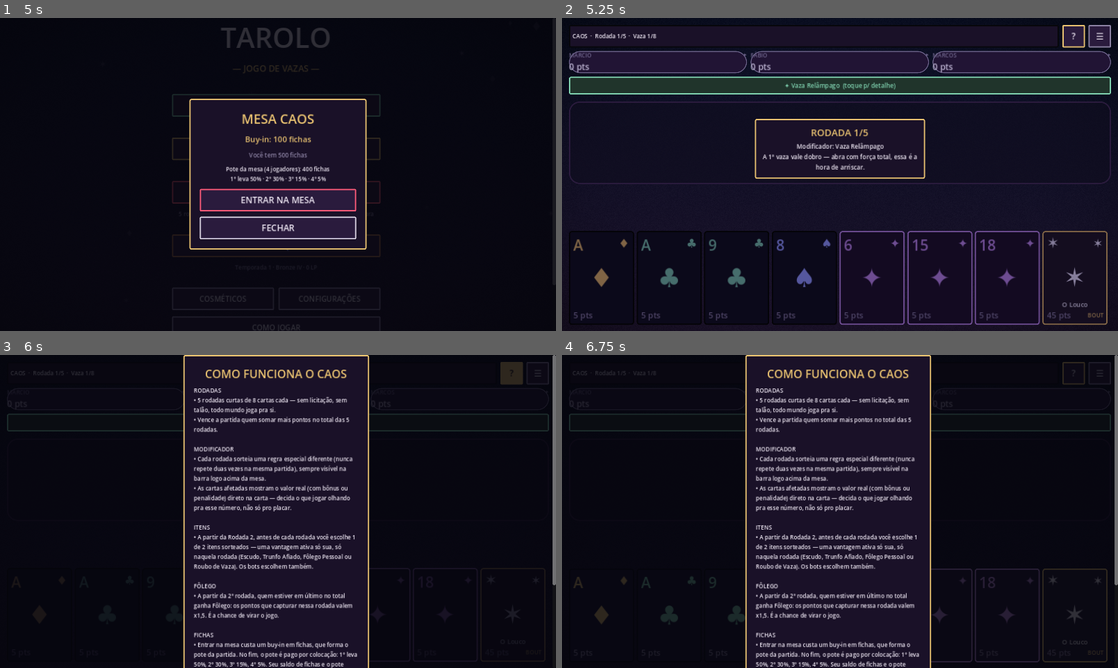
Above: before the commit, frames 1-4 (two rows, left to right).
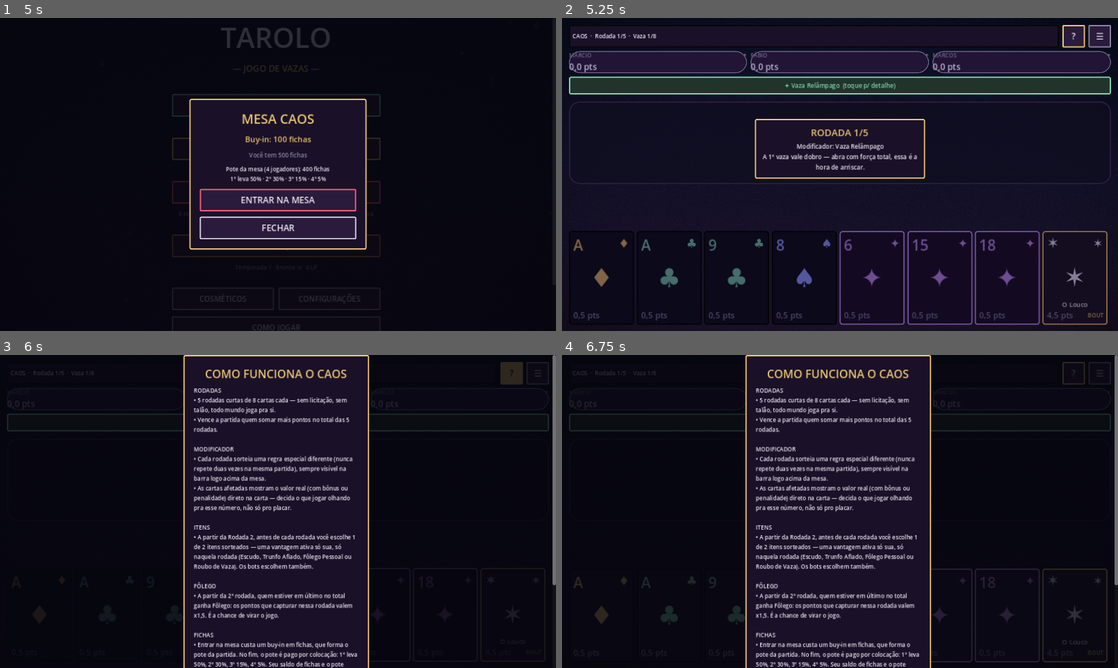
Above: after the commit, the same moments.

Repository: bluumcc/tarolo
Game: Godot game, scene res://scenes/MainMenu.tscn
Two runs of this game, one before a commit and one after it. Both use one fixed random seed, a clock stepped at 60 frames per second and the inputs below.
Inputs:
- Up to frame 1 (5 s): click "MODO CAOS" at 0.5 s; click "COSMÉTICOS" at 1.25 s; click "COMO JOGAR" at 2 s; click "COMO JOGAR" at 2.75 s; click "MODO VANILLA" at 3.5 s; click "MODO RANQUEADO" at 4.25 s
- Up to frame 2 (5.25 s): click "ENTRAR NA MESA" at 5 s
- Up to frame 3 (6 s): click "?" at 5.75 s
- Up to frame 4 (6.75 s): click "☰" at 6.5 s

Frame 1 is identical in both runs. In frame 2, 0.4% of the frame differs, in the area x 2-92%, y 14-97%; in frame 3, less than 0.1%; in frame 4, less than 0.1%.

Commit message:
Desfaz a exibição de pontos em décimos inteiros (volta ao formato 16,5)
Reverte a8e06e8: pontos de carta, metas e margem voltam a aparecer com vírgula.

Co-Authored-By: Claude Sonnet 5.5 <noreply@anthropic.com>
Claude-Session: https://claude.ai/code/session_011qPhSZ6VtyM6UvSSPJpf4k

Diff:
--- a/scripts/ui/card_view.gd
+++ b/scripts/ui/card_view.gd
@@ -89,7 +89,7 @@
 	center_label.text = data.suit_symbol()
 	center_label.add_theme_color_override("font_color", color)
 	name_label.text = data.display_name() if (data.is_louco() or (data.is_trunfo() and data.is_bout())) else ""
-	points_label.text = "%s pts" % UIKit.fmt_pts(data.points())
+	points_label.text = "%s pts" % UIKit.fmt_dec(data.points(), 1)
 	points_label.add_theme_color_override("font_color", UIKit.MUTED)
 	bout_label.text = "BOUT" if data.is_bout() else ""
 	bout_label.add_theme_color_override("font_color", UIKit.GOLD)
@@ -184,7 +184,7 @@
 	if data == null:
 		return ""
 	var lines: Array = [data.display_name()]
-	lines.append("%s pontos" % UIKit.fmt_pts(data.points()))
+	lines.append("%s pontos" % UIKit.fmt_dec(data.points(), 1))
 	if data.is_bout():
 		lines.append("Bout — uma das 3 cartas mais valiosas do jogo.")
 	elif data.is_trunfo():
--- a/scripts/ui/chaos_scene.gd
+++ b/scripts/ui/chaos_scene.gd
@@ -347,7 +347,7 @@
 	if is_equal_approx(eff, base):
 		return
 	var boosted := eff > base
-	cv.points_label.text = "%s %s pts" % ["▲" if boosted else "▼", UIKit.fmt_pts(eff)]
+	cv.points_label.text = "%s %s pts" % ["▲" if boosted else "▼", UIKit.fmt_dec(eff, 1)]
 	cv.points_label.add_theme_color_override("font_color", UIKit.OK if boosted else UIKit.DANGER)
 
 
@@ -360,9 +360,9 @@
 func _refresh_hud() -> void:
 	var turn_player := _current_turn_player()
 	for p in range(engine.num_players):
-		(hud_totals[p] as Label).text = "%s pts" % UIKit.fmt_pts(engine.totals[p])
+		(hud_totals[p] as Label).text = "%s pts" % UIKit.fmt_dec(engine.totals[p], 1)
 		var rp: float = engine.round_points[p] if p < engine.round_points.size() else 0.0
-		(hud_round_pts[p] as Label).text = "+%s na rodada" % UIKit.fmt_pts(rp)
+		(hud_round_pts[p] as Label).text = "+%s na rodada" % UIKit.fmt_dec(rp, 1)
 		var turn := p == turn_player
 		(hud_badges[p] as Control).modulate = Color(1, 1, 1, 1) if turn else Color(0.78, 0.76, 0.85, 1)
 		var lead_accent := UIKit.GOLD if p == engine.folego_player else UIKit.MUTED
@@ -649,12 +649,12 @@
 	var extra := ""
 	if float(result.get("mult", 1.0)) > 1.0:
 		extra = " (x%s!)" % UIKit.fmt_dec(float(result["mult"]), 1)
-	trick_label.text = "%s venceu a vaza · +%s pts%s" % [str(config["names"][winner]).to_upper(), UIKit.fmt_pts(points), extra]
+	trick_label.text = "%s venceu a vaza · +%s pts%s" % [str(config["names"][winner]).to_upper(), UIKit.fmt_dec(points, 1), extra]
 	Sfx.play("chip")
 	_float_points(winner, points, bool(result.get("folego_applied", false)))
 	if bool(result.get("roubo_applied", false)):
 		var target: int = result["roubo_target"]
-		_speech_bubble(winner, "🗡 roubou %s pts de %s!" % [UIKit.fmt_pts(float(result["roubo_amount"])), str(config["names"][target]).to_upper()])
+		_speech_bubble(winner, "🗡 roubou %s pts de %s!" % [UIKit.fmt_dec(float(result["roubo_amount"]), 1), str(config["names"][target]).to_upper()])
 	await _wait(0.7)
 	if not is_inside_tree():
 		return
@@ -674,7 +674,7 @@
 
 
 func _float_points(winner: int, points: float, folego: bool) -> void:
-	var text := "+%s pts" % UIKit.fmt_pts(points)
+	var text := "+%s pts" % UIKit.fmt_dec(points, 1)
 	if folego:
 		text += " 🔥"
 	var l := UIKit.label(text, 30, UIKit.GOLD if winner == 0 else UIKit.INK, HORIZONTAL_ALIGNMENT_CENTER)
@@ -715,7 +715,7 @@
 	order.sort_custom(func(a: int, b: int) -> bool: return float(totals[a]) > float(totals[b]))
 	for p in order:
 		var gained: float = (r["round_points"] as Array)[p]
-		var line := "%s%s  %s pts  (+%s)" % ["👑 " if p == order[0] else "", str(config["names"][p]).to_upper(), UIKit.fmt_pts(float(totals[p])), UIKit.fmt_pts(gained)]
+		var line := "%s%s  %s pts  (+%s)" % ["👑 " if p == order[0] else "", str(config["names"][p]).to_upper(), UIKit.fmt_dec(float(totals[p]), 1), UIKit.fmt_dec(gained, 1)]
 		v.add_child(UIKit.label(line, 16, UIKit.GOLD if p == 0 else UIKit.INK, HORIZONTAL_ALIGNMENT_CENTER))
 	var btn_text := "VER RESULTADO FINAL" if int(r["round"]) >= ChaosEngine.ROUNDS - 1 else "PRÓXIMA RODADA"
 	var btn := UIKit.button(btn_text)
@@ -761,7 +761,7 @@
 	var totals: Array = engine.match_result["totals"]
 	for i in range(order.size()):
 		var p: int = order[i]
-		var line := "%d. %s%s — %s pts" % [i + 1, "👑 " if i == 0 else "", str(config["names"][p]).to_upper(), UIKit.fmt_pts(float(totals[p]))]
+		var line := "%d. %s%s — %s pts" % [i + 1, "👑 " if i == 0 else "", str(config["names"][p]).to_upper(), UIKit.fmt_dec(float(totals[p]), 1)]
 		v.add_child(UIKit.label(line, 18, UIKit.GOLD if p == 0 else UIKit.INK, HORIZONTAL_ALIGNMENT_CENTER))
 	v.add_child(HSeparator.new())
 	for line in summary["lines"]:
--- a/scripts/ui/game_scene.gd
+++ b/scripts/ui/game_scene.gd
@@ -527,7 +527,7 @@
 		trick_wins[int(t["winner"])] += 1
 	var turn_player := _current_turn_player()
 	for p in range(engine.num_players):
-		(hud_points[p] as Label).text = "%s pts" % UIKit.fmt_pts(engine.points_of(p))
+		(hud_points[p] as Label).text = "%s pts" % UIKit.fmt_dec(engine.points_of(p), 1)
 		(hud_tricks[p] as Label).text = "%d vazas" % trick_wins[p]
 		var turn := p == turn_player
 		(hud_badges[p] as Control).modulate = Color(1, 1, 1, 1) if turn else Color(0.8, 0.78, 0.86, 1)
@@ -542,7 +542,7 @@
 	var pot := 0.0
 	for entry in engine.plays:
 		pot += ((entry as Dictionary)["card"] as CardData).points()
-	pot_label.text = UIKit.fmt_pts(pot) if not engine.plays.is_empty() else ""
+	pot_label.text = UIKit.fmt_dec(pot, 1) if not engine.plays.is_empty() else ""
 	pot_sub.text = "EM JOGO" if not engine.plays.is_empty() else ""
 	if engine.taker == -1:
 		info_label.text = "%s  ·  Licitação" % mode_name.to_upper()
@@ -589,14 +589,14 @@
 	boss_bar.set_colors(UIKit.GOLD if mine else UIKit.BOSS, Color("#2b2413") if mine else Color("#2a1715"))
 	boss_bar.set_values(minf(n["current"], n["target"]), n["target"], animate)
 	boss_bar_label.text = "Sua meta" if mine else "Meta do chefe"
-	boss_bar_value.text = "%s / %s pts" % [UIKit.fmt_pts(n["current"]), UIKit.fmt_pts(n["target"])]
+	boss_bar_value.text = "%s / %s pts" % [UIKit.fmt_dec(n["current"], 1), UIKit.fmt_dec(n["target"], 1)]
 	var missing: float = maxf(0.0, n["target"] - n["current"])
 	if missing <= 0.0:
 		boss_meta.text = "Meta batida! O contrato está garantido." if not mine else "Meta batida!"
 	elif mine:
-		boss_meta.text = "Faltam %s pts. Os outros 3 jogam pra segurar a sua barra." % UIKit.fmt_pts(missing)
+		boss_meta.text = "Faltam %s pts. Os outros 3 jogam pra segurar a sua barra." % UIKit.fmt_dec(missing, 1)
 	else:
-		boss_meta.text = "Faltam %s pts pro chefe bater a meta. Segure a barra: não deixe encher." % UIKit.fmt_pts(missing)
+		boss_meta.text = "Faltam %s pts pro chefe bater a meta. Segure a barra: não deixe encher." % UIKit.fmt_dec(missing, 1)
 
 
 ## Destaca com borda dourada + pulso o assento de quem tem a vez agora (bots só — o
@@ -776,13 +776,13 @@
 	var bl := UIKit.label("Sua meta" if mine else "Meta do chefe", 14, UIKit.MUTED)
 	bl.size_flags_horizontal = Control.SIZE_EXPAND_FILL
 	bar_row.add_child(bl)
-	bar_row.add_child(UIKit.label("0,0 / %s pts" % UIKit.fmt_pts(n["target"]), 18, UIKit.INK))
+	bar_row.add_child(UIKit.label("0,0 / %s pts" % UIKit.fmt_dec(n["target"], 1), 18, UIKit.INK))
 	v.add_child(bar_row)
 	var rule_text := ""
 	if mine:
-		rule_text = "Você precisa de %s pontos (a meta cai com cada Bout que você tiver). Encha a barra: se bater, cada um dos outros 3 te paga ×%d." % [UIKit.fmt_pts(n["target"]), int(Scoring.CONTRACT_MULT[engine.contract])]
+		rule_text = "Você precisa de %s pontos (a meta cai com cada Bout que você tiver). Encha a barra: se bater, cada um dos outros 3 te paga ×%d." % [UIKit.fmt_dec(n["target"], 1), int(Scoring.CONTRACT_MULT[engine.contract])]
 	else:
-		rule_text = "Precisa de %s pontos. A barra começa vazia e enche a cada vaza dele. Se a Defesa não deixar encher, o contrato cai e cada um da Defesa ganha ×%d." % [UIKit.fmt_pts(n["target"]), int(Scoring.CONTRACT_MULT[engine.contract])]
+		rule_text = "Precisa de %s pontos. A barra começa vazia e enche a cada vaza dele. Se a Defesa não deixar encher, o contrato cai e cada um da Defesa ganha ×%d." % [UIKit.fmt_dec(n["target"], 1), int(Scoring.CONTRACT_MULT[engine.contract])]
 	var rl := UIKit.label(rule_text, 16, Color("#d6cbbb"), HORIZONTAL_ALIGNMENT_CENTER)
 	rl.autowrap_mode = TextServer.AUTOWRAP_WORD_SMART
 	v.add_child(rl)
@@ -1287,7 +1287,7 @@
 		pulse.tween_property(win_view, "scale", Vector2(ARENA_SCALE, ARENA_SCALE) * 1.18, GameState.anim(0.12))
 		pulse.tween_property(win_view, "scale", Vector2(ARENA_SCALE, ARENA_SCALE) * 1.08, GameState.anim(0.12))
 
-	trick_label.text = "%s venceu a vaza · +%s pts" % [str(config["names"][winner]).to_upper(), UIKit.fmt_pts(points)]
+	trick_label.text = "%s venceu a vaza · +%s pts" % [str(config["names"][winner]).to_upper(), UIKit.fmt_dec(points, 1)]
 	Sfx.play("chip")
 
 	if tutorial and engine.is_round_over():
@@ -1338,7 +1338,7 @@
 ## do chefe (é a barra dele que enche); quando é a Defesa, sobe na própria mesa.
 func _float_points(winner: int, points: float) -> void:
 	var to_boss := winner == engine.taker
-	var l := UIKit.label("+%s" % UIKit.fmt_pts(points), 56, UIKit.INK, HORIZONTAL_ALIGNMENT_CENTER)
+	var l := UIKit.label("+%s" % UIKit.fmt_dec(points, 1), 56, UIKit.INK, HORIZONTAL_ALIGNMENT_CENTER)
 	var outline := UIKit.DEF
 	if to_boss:
 		outline = UIKit.GOLD.darkened(0.3) if winner == 0 else UIKit.BOSS
@@ -1399,10 +1399,10 @@
 	v.add_child(UIKit.label("%s · %s · %s / %s pts (%s%s)" % [
 		str(config["names"][r["taker"]]),
 		Scoring.CONTRACT_NAMES[r["contract"]],
-		UIKit.fmt_pts(r["taker_points"]),
-		UIKit.fmt_pts(r["target"]),
+		UIKit.fmt_dec(r["taker_points"], 1),
+		UIKit.fmt_dec(r["target"], 1),
 		"+" if r["margin"] >= 0.0 else "",
-		UIKit.fmt_pts(r["margin"]),
+		UIKit.fmt_dec(r["margin"], 1),
 	], 14, UIKit.MUTED, HORIZONTAL_ALIGNMENT_CENTER))
 	var bonuses: Dictionary = r.get("bonuses", {})
 	var bonus_lines: Array = []
@@ -1510,7 +1510,7 @@
 • Nunca pode descartar Reis ou Bouts — só cartas comuns (e Trunfo comum, se faltar carta comum).
 
 META
-• O Tomador soma os pontos que capturou. Precisa bater: 560 pts com 0 Bouts, 510 com 1, 410 com 2, 360 com 3.
+• O Tomador soma os pontos que capturou. Precisa bater: 56 pts com 0 Bouts, 51 com 1, 41 com 2, 36 com 3.
 
 BÔNUS (o Tomador escolhe se arrisca)
 • Poignée: com 10+ trunfos, pode declarar — mostra suas cartas de trunfo, mas ganha pontos extras se a rodada fechar.
--- a/scripts/ui/main_menu.gd
+++ b/scripts/ui/main_menu.gd
@@ -339,7 +339,7 @@
 • Le Petit (trunfo 1), Le Monde (trunfo 21) e O Louco são os 3 Bouts — as cartas mais valiosas do jogo.
 • Licitação: cada jogador, na sua vez, passa ou dá um lance mais alto (Petite x1, Garde x2, Garde Sans x4, Garde Contre x6). O lance não custa fichas — é só a declaração de quão confiante você está. Quem der o maior lance vira o Tomador e joga sozinho contra os outros 3.
 • Com Petite ou Garde, o talão (6 cartas escondidas) entra na sua mão e você mesmo escolhe 6 cartas pra devolver — nunca Reis ou Bouts, só cartas comuns (Trunfo comum só se faltar carta comum).
-• No fim, o Tomador some os pontos que capturou: precisa de 560 pts com 0 Bouts, 510 com 1, 410 com 2 ou 360 com 3 pra vencer a rodada.
+• No fim, o Tomador some os pontos que capturou: precisa de 56 pts com 0 Bouts, 51 com 1, 41 com 2 ou 36 com 3 pra vencer a rodada.
 • Depois da licitação, o Tomador escolhe: declarar Poignée (mostra os trunfos, ganha pontos extras se tiver 10+) e/ou anunciar Chelem (apostar que vence as 18 vazas — rende mais se anunciado, mas pune se falhar). Petit au bout (vencer a última vaza com Le Petit) é automático.
 • Ranqueado: sua colocação entre 4 jogadores define LP e MMR.
 • Primeira vez? Joga o TUTORIAL — uma mão guiada com dicas em cada regra nova."""
--- a/scripts/ui/ui_kit.gd
+++ b/scripts/ui/ui_kit.gd
@@ -137,16 +137,6 @@
 	return ("-" if neg else "") + s + out
 
 
-## Pontos de carta na tela: uma casa a mais (16,5 vira 165), sem vírgula no dia a dia.
-## O motor continua contando em décimos; só o que aparece muda. Valores fracionários
-## (Caos, com multiplicadores) mostram uma casa só quando não são inteiros.
-static func fmt_pts(x: float) -> String:
-	var v := x * 10.0
-	if absf(v - roundf(v)) < 0.05:
-		return fmt_int(int(roundf(v)))
-	return fmt_dec(v, 1)
-
-
 ## Formato decimal PT-BR: 1.234,5
 static func fmt_dec(x: float, decimals: int = 1) -> String:
 	var whole := int(floor(absf(x)))
